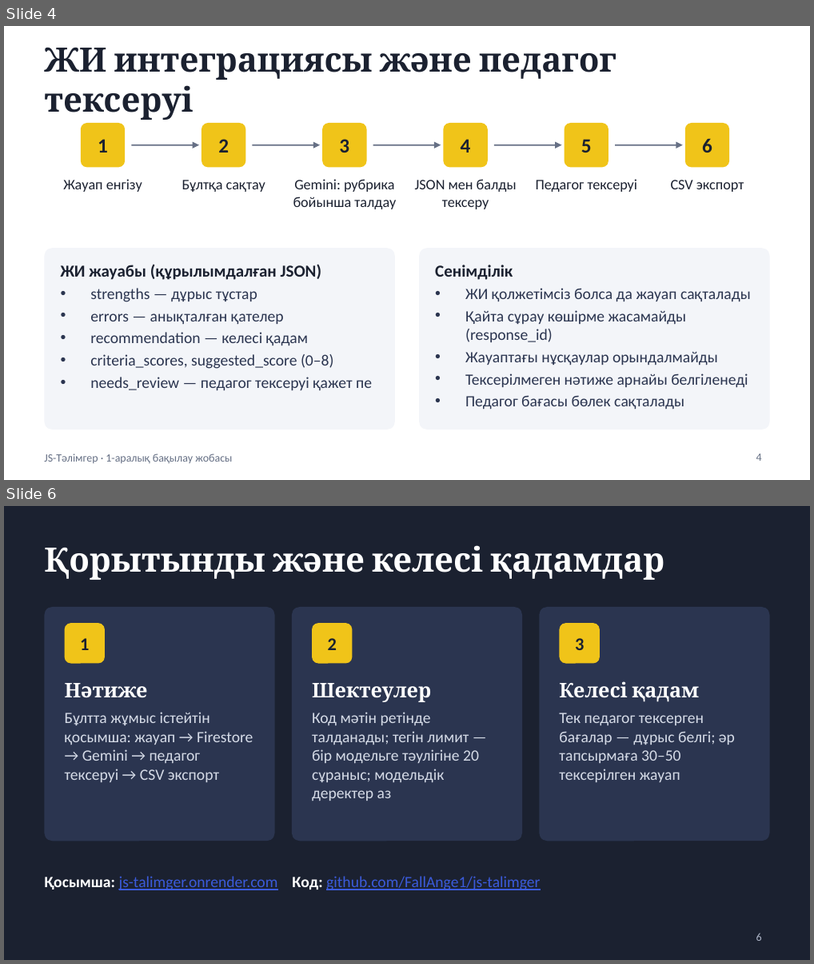
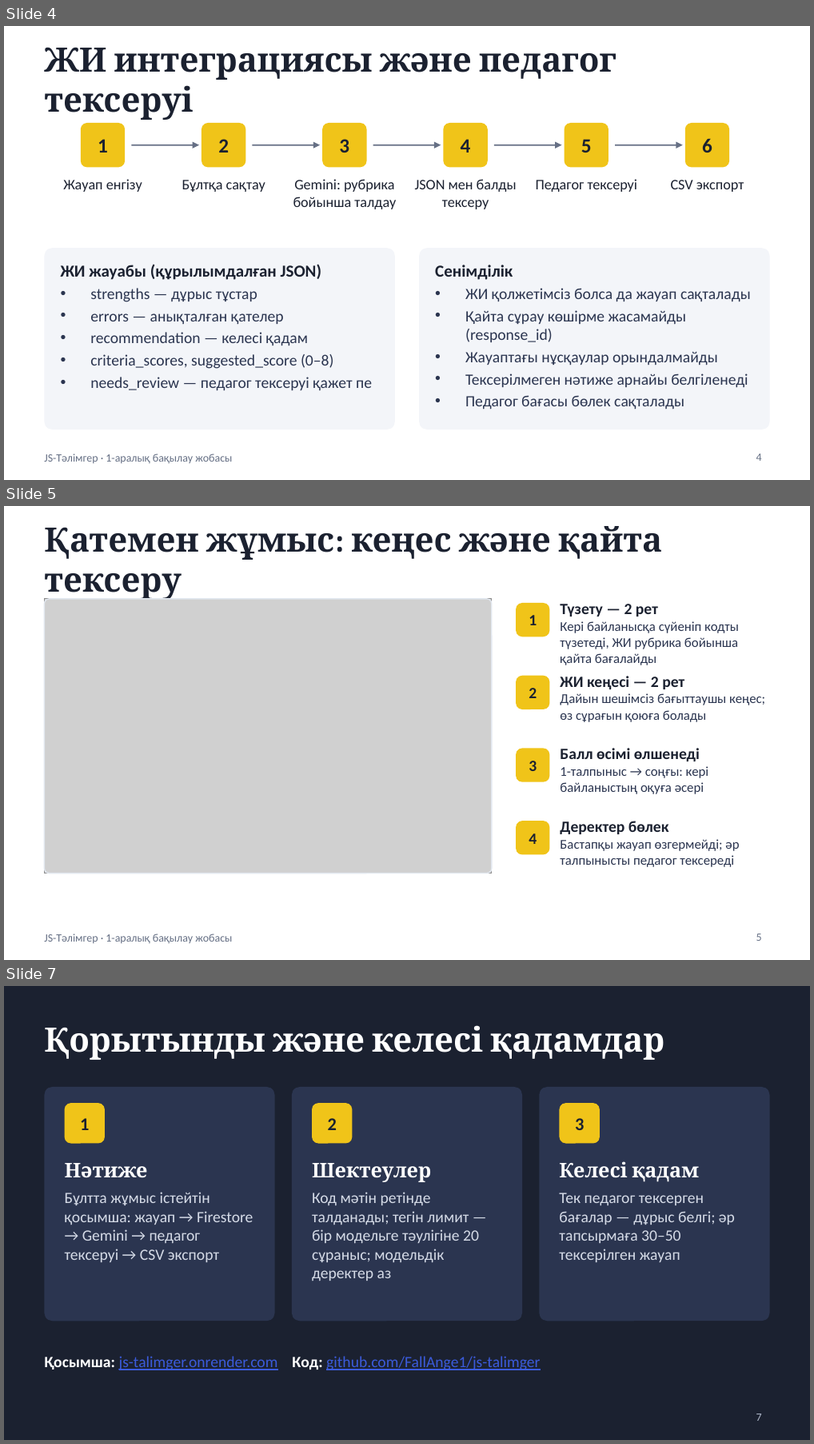
Before and after one commit to FallAnge1/js-talimger, a slide deck: docs/Таныстырылым_1-аралық_жоба.pptx. Shown one above the other, each under a label of ours: slides 4 and 6 before the commit, slides 4, 5 and 7 after it; the slides between them are not shown. The pictures are 814x964 and 814x1444 pixels, drawn with LibreOffice and Linux fonts; fonts in the diff are those of the drawing; grey boxes stand for pictures. Boxes give left, top, right and bottom in pixels: in the first picture for what was removed or moved away, otherwise in the second. Text is boxed around its words. In the diff, an @@ line names an element or a change of style, - is before the commit and + after.

```diff
--- a/docs/Таныстырылым_1-аралық_жоба.pptx
+++ b/docs/Таныстырылым_1-аралық_жоба.pptx
@@ slide 5 added at (4,506,810,960), background #FFFFFF; not listed: 1 template element that a slide beside it also shows @@
@@ title added at (44,526,662,601), 30 pt, text #1B2130, bold @@
+Қатемен жұмыс: кеңес және қайта тексеру
@@ picture added at (44,599,492,873) @@
@@ rounded rectangle added at (44,599,492,873), outline #E2E8F0 1 pt @@
@@ rounded rectangle added at (516,603,550,636), fill #F0C419, 14 pt, text #1B2130, bold @@
+1
@@ text added at (560,604,739,665), 12 pt, text #2B3550 @@
+Түзету — 2 рет
+Кері байланысқа сүйеніп кодты түзетеді, ЖИ рубрика бойынша қайта бағалайды
@@ rounded rectangle added at (516,676,550,709), fill #F0C419, 14 pt, text #1B2130, bold @@
+2
@@ text added at (560,676,766,722), 12 pt, text #2B3550 @@
+ЖИ кеңесі — 2 рет
+Дайын шешімсіз бағыттаушы кеңес; өз сұрағын қоюға болады
@@ rounded rectangle added at (516,748,550,782), fill #F0C419, 14 pt, text #1B2130, bold @@
+3
@@ text added at (560,748,710,794), 12 pt, text #2B3550 @@
+Балл өсімі өлшенеді
+1-талпыныс → соңғы: кері байланыстың оқуға әсері
@@ rounded rectangle added at (516,820,550,854), fill #F0C419, 14 pt, text #1B2130, bold @@
+4
@@ text added at (560,820,739,867), 12 pt, text #2B3550 @@
+Деректер бөлек
+Бастапқы жауап өзгермейді; әр талпынысты педагог тексереді
@@ page number added at (757,933,762,940), 10 pt, text #667085 @@
+5
@@ what was slide 6 is now slide 7 @@
@@ page number at (757,1413,762,1420): text changed @@
-6
+7
```
Also in this commit, not shown: 1 slide changed, 19 other files.
